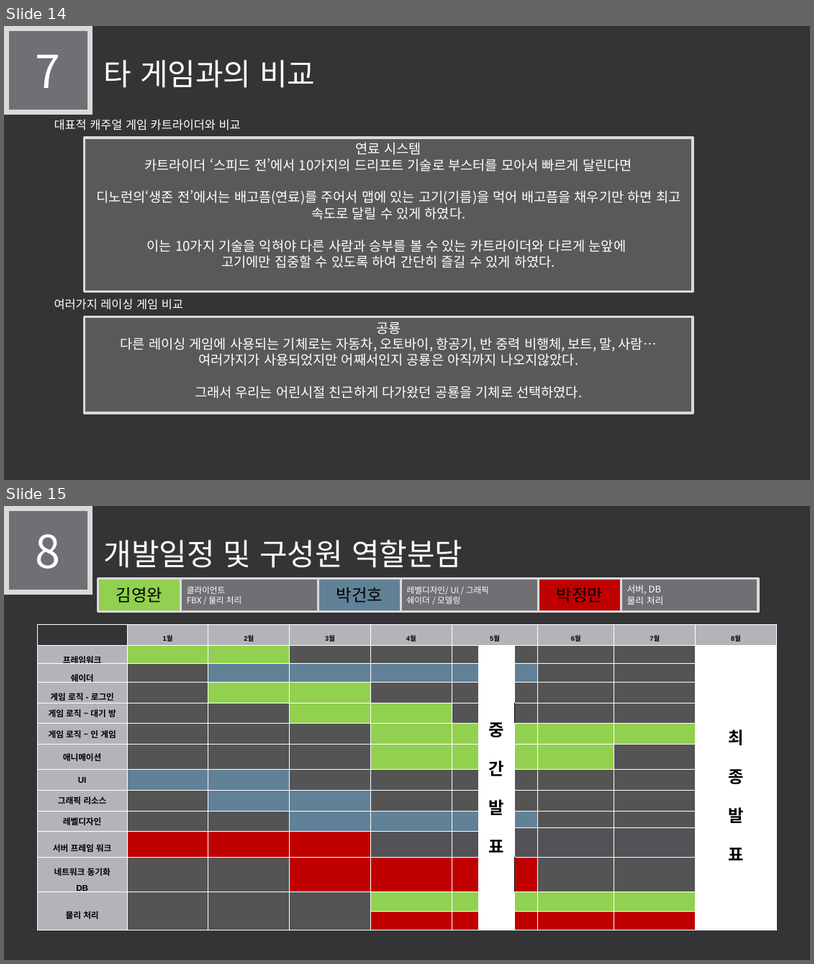
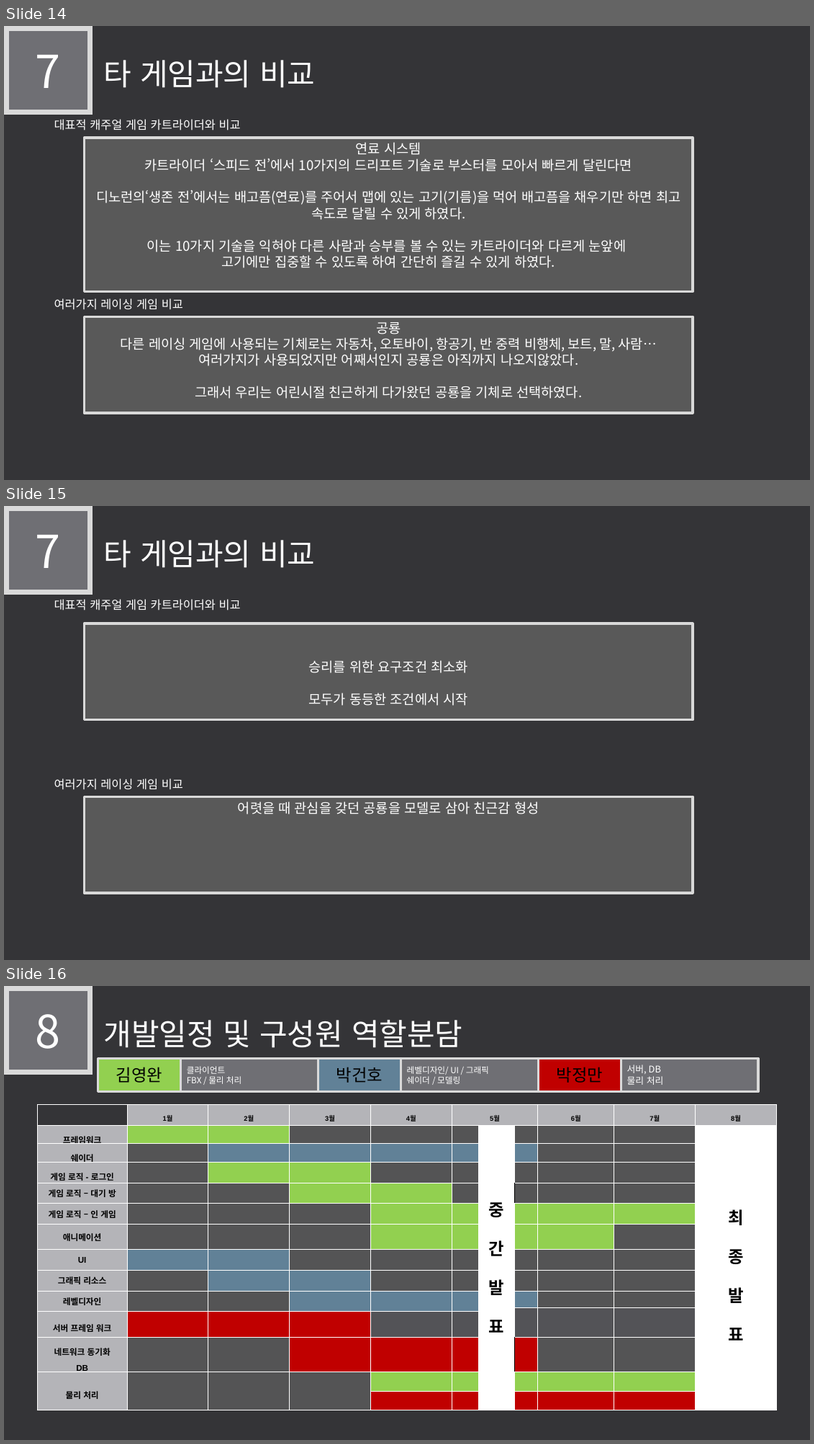
Before and after one commit to LEGO0937/Our_Project, a slide deck: 기획단계/졸작 제안서_최종수정중.pptx. Shown one above the other, each under a label of ours: slides 14 and 15 before the commit, slides 14, 15 and 16 after it. The pictures are 814x964 and 814x1444 pixels, drawn with LibreOffice and Linux fonts; fonts in the diff are those of the drawing. Boxes give left, top, right and bottom in pixels: in the first picture for what was removed or moved away, otherwise in the second. Text is boxed around its words. In the diff, an @@ line names an element or a change of style, - is before the commit and + after.

Commit message:
마지막 점검중
타 게임과의 비교를 더욱 간략하게 소개할 수 있도록 수정하고 있음

```diff
--- a/기획단계/졸작 제안서_최종수정중.pptx
+++ b/기획단계/졸작 제안서_최종수정중.pptx
@@ slide 15 added at (x1=4, y1=506, x2=810, y2=960), background #353537 @@
@@ rectangle added at (x1=6, y1=508, x2=90, y2=592), fill #6F6F74, outline #D9D9D9 6 pt, 54 pt, text #FFFFFF @@
+7
@@ text added at (x1=104, y1=540, x2=315, y2=568), 36 pt, text #FFFFFF @@
+타 게임과의 비교
@@ text added at (x1=54, y1=599, x2=241, y2=610), 14 pt, text #FFFFFF @@
+대표적 캐주얼 게임 카트라이더와 비교
@@ rectangle added at (x1=85, y1=623, x2=693, y2=720), fill #595959, outline #D9D9D9 3 pt, 16 pt, text #FFFFFF @@
+승리를 위한 요구조건 최소화
+모두가 동등한 조건에서 시작
@@ text added at (x1=54, y1=778, x2=183, y2=790), 14 pt, text #FFFFFF @@
+여러가지 레이싱 게임 비교
@@ rectangle added at (x1=85, y1=796, x2=693, y2=893), fill #595959, outline #D9D9D9 3 pt, 16 pt, text #FFFFFF @@
+어렷을 때 관심을 갖던 공룡을 모델로 삼아 친근감 형성
@@ what was slide 15 is now slide 16 @@
```
